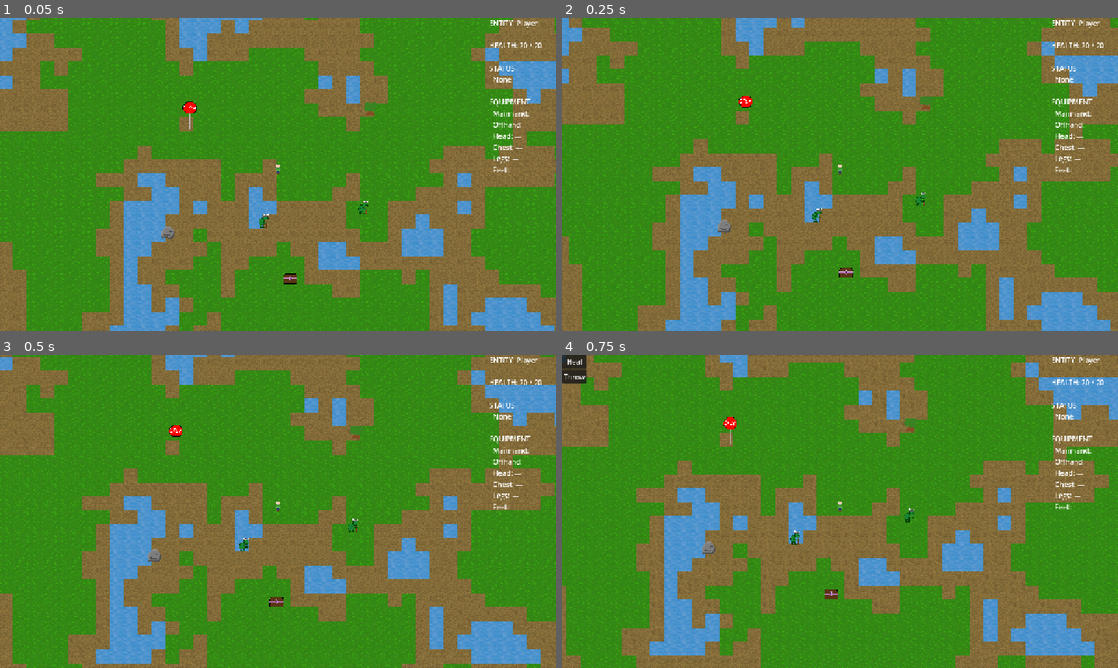
Above: before the commit, frames 1-4 (two rows, left to right).
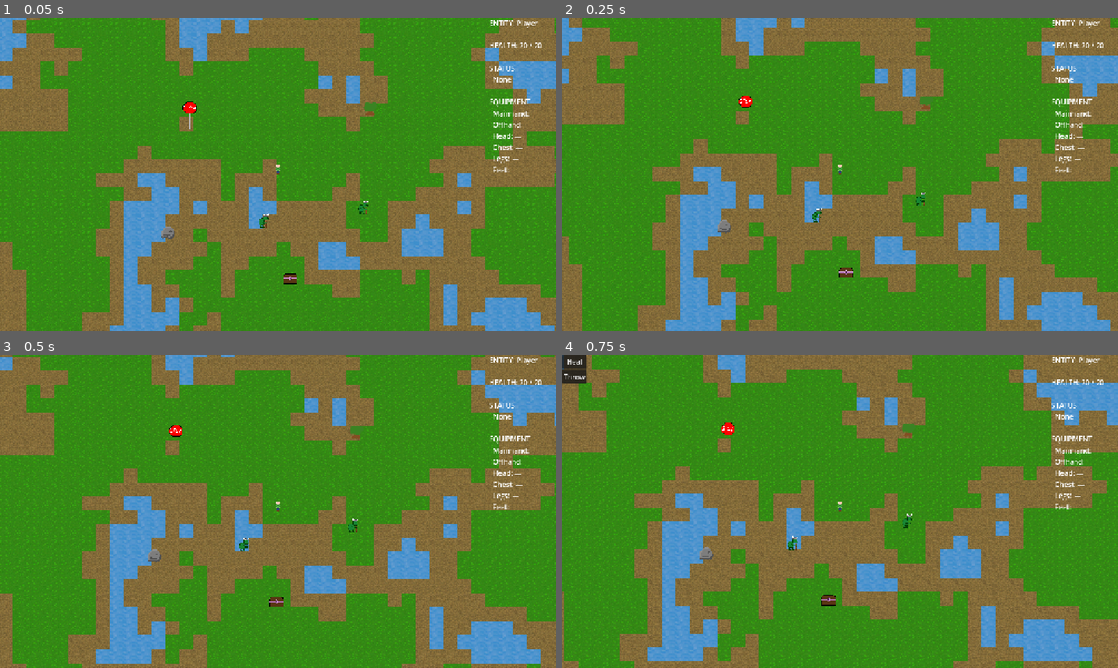
Above: after the commit, the same moments.

Repository: Drewpicus/2dPractice
Game: Godot game, scene res://Scenes/main.tscn
Two runs of this game, one before a commit and one after it. Both use one fixed random seed, a clock stepped at 60 frames per second and the inputs below. This scene is started directly instead of the project's main scene.
Inputs (mouse positions are in pixels of both pictures, inside the frame that each line leads up to):
- Up to frame 1 (0.05 s): no input
- Up to frame 2 (0.25 s): no input
- Up to frame 3 (0.5 s): no input
- Up to frame 4 (0.75 s): move the mouse to (962, 495) at 0.52 s; hold D (move_right) from 0.53 s (still down); hold E (abilities) from 0.53 s (still down)

Frames 1-3 are identical in both runs. In frame 4, 20% of the frame differs, in the area x 0-100%, y 0-100%.

Commit message:
Update world_movement_system.gd

Diff:
--- a/Scripts/World/world_movement_system.gd
+++ b/Scripts/World/world_movement_system.gd
@@ -137,14 +137,28 @@
 	_set_entity_movement_input(entity, direction, sequence)
 
 
-func _set_entity_movement_input(entity: Entity, direction: Vector2, sequence: int = -1) -> void:
-	var movement := entity.get_component(&"base:movement") as MovementComponent
+func _set_entity_movement_input(
+	entity: Entity,
+	direction: Vector2,
+	sequence: int = -1
+) -> void:
+	var movement := entity.get_component(
+		&"base:movement"
+	) as MovementComponent
 
 	if not movement:
 		return
 
 	if direction.length_squared() > 1.0:
 		direction = direction.normalized()
+
+	# Deliberate directional input takes control away
+	# from an automatically-followed path.
+	if (
+		direction != Vector2.ZERO
+		and movement.has_path()
+	):
+		movement.cancel_path()
 
 	movement.input_direction = direction
 
